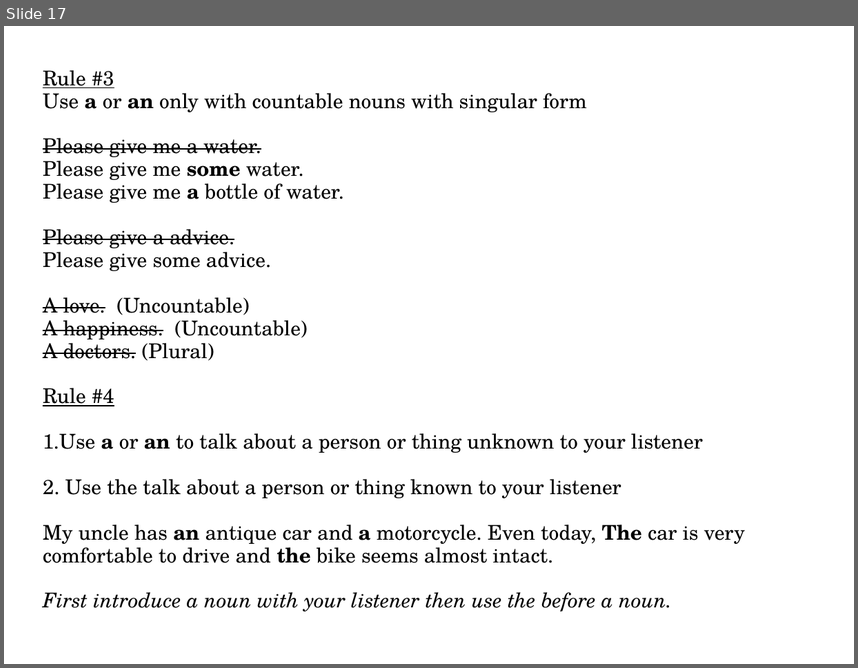
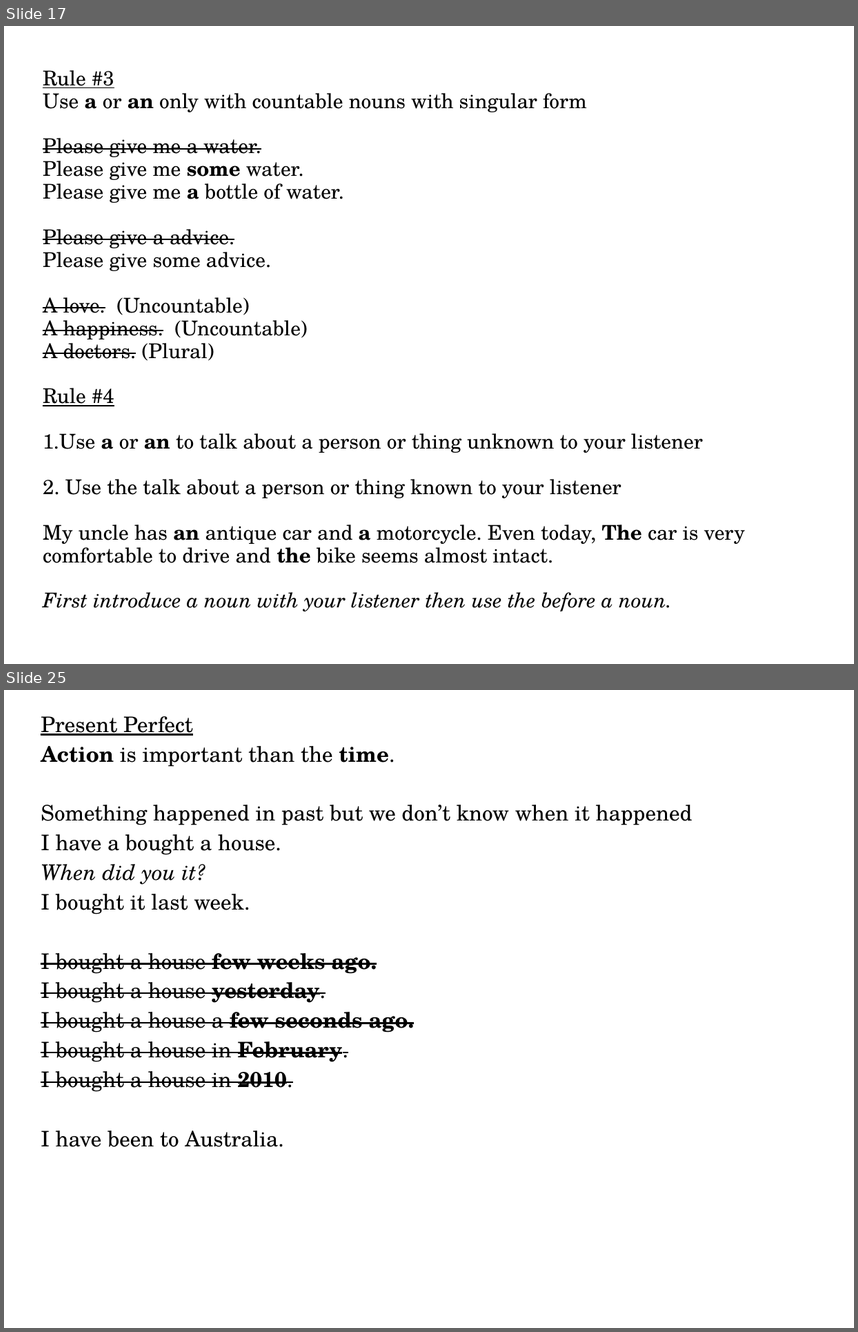
Before and after one commit to ADILp6/IBIT, a slide deck: Sunday_Tuesday_Thursday/Class_6_17_February_2019/Lecture.odp. Shown one above the other, each under a label of ours: slide 17 before the commit, slides 17 and 25 after it; the slides between them are not shown. The pictures are 858x668 and 858x1332 pixels, drawn with LibreOffice and Linux fonts; fonts in the diff are those of the drawing. Boxes give left, top, right and bottom in pixels: in the first picture for what was removed or moved away, otherwise in the second. Text is boxed around its words. In the diff, an @@ line names an element or a change of style, - is before the commit and + after.

Commit message:
7th Class | 18 February 2019

```diff
--- a/Sunday_Tuesday_Thursday/Class_6_17_February_2019/Lecture.odp
+++ b/Sunday_Tuesday_Thursday/Class_6_17_February_2019/Lecture.odp
@@ slide 25 added at <box>4,690,854,1328</box>, background #FFFFFF @@
@@ free added at <box>41,706,806,1276</box>, 20 pt, text #000000 @@
+Present Perfect
+Action is important than the time.
+Something happened in past but we don’t know when it happened
+I have a bought a house.
+When did you it?
+I bought it last week.
+I bought a house few weeks ago.
+I bought a house yesterday.
+I bought a house a few seconds ago.
+I bought a house in February.
+I bought a house in 2010.
+I have been to Australia.
```
Also in this commit, not shown: 3 slides changed, 9 other slides added, 3 other files.
